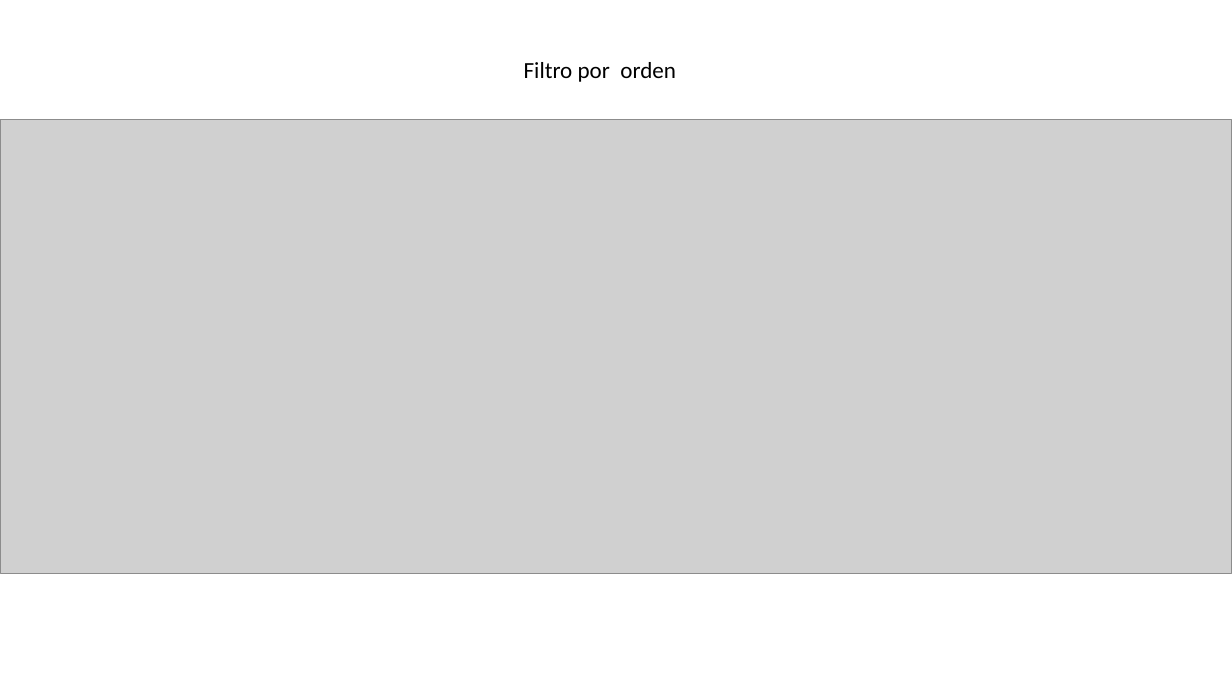
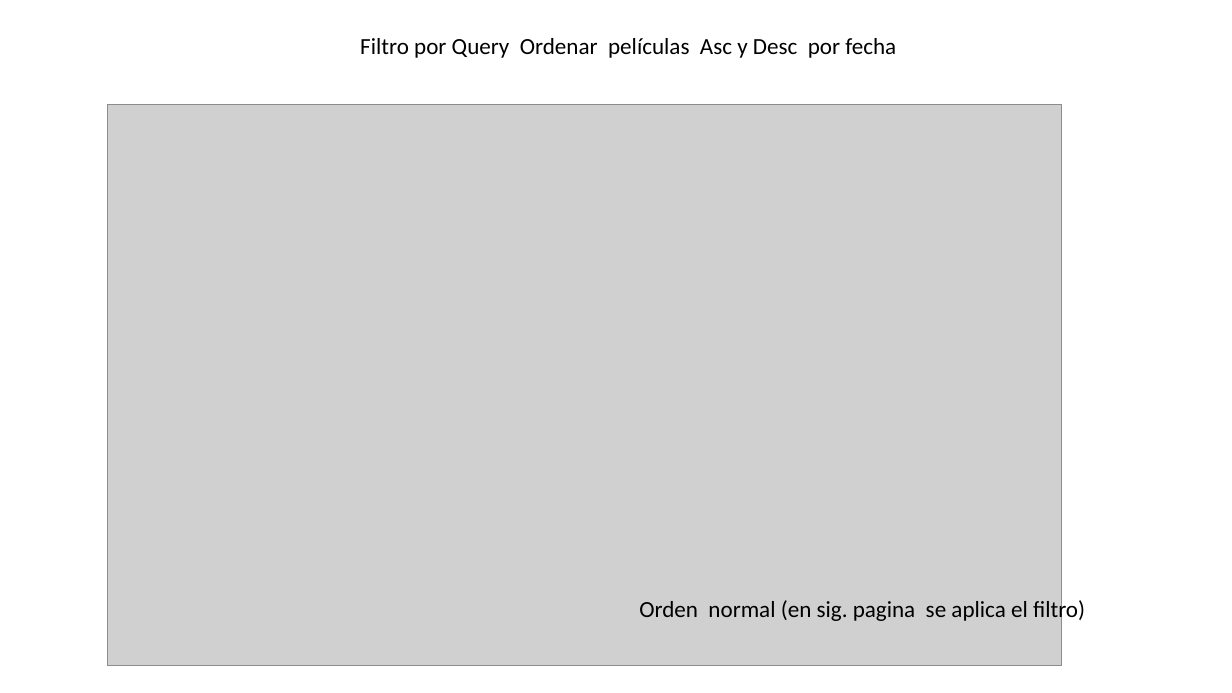
Before and after one commit to dperco/desafio_Alkemy, a slide deck: slide 23 of api_disney/documento_api.pptx (slide 25 before the commit). Drawn at 1232x693 pixels with LibreOffice and Linux fonts; fonts in the diff are those of the drawing; grey boxes stand for pictures. Boxes give left, top, right and bottom in pixels: in the first picture for what was removed or moved away, otherwise in the second. Text is boxed around its words. In the diff, an @@ line names an element or a change of style, - is before the commit and + after.

```diff
--- a/api_disney/documento_api.pptx
+++ b/api_disney/documento_api.pptx
@@ text at (360,38,896,58): text changed @@
-Filtro por orden
+Filtro por Query Ordenar películas Asc y Desc por fecha
@@ picture: place and size @@
-picture at (1,120,1232,574)
+picture at (107,105,1062,666)
@@ text added at (639,597,1085,623), 18 pt, text #000000 @@
+Orden normal (en sig. pagina se aplica el filtro)
```
Also in this commit, not shown: 9 other slides changed, 5 slides removed, 4 other files.
